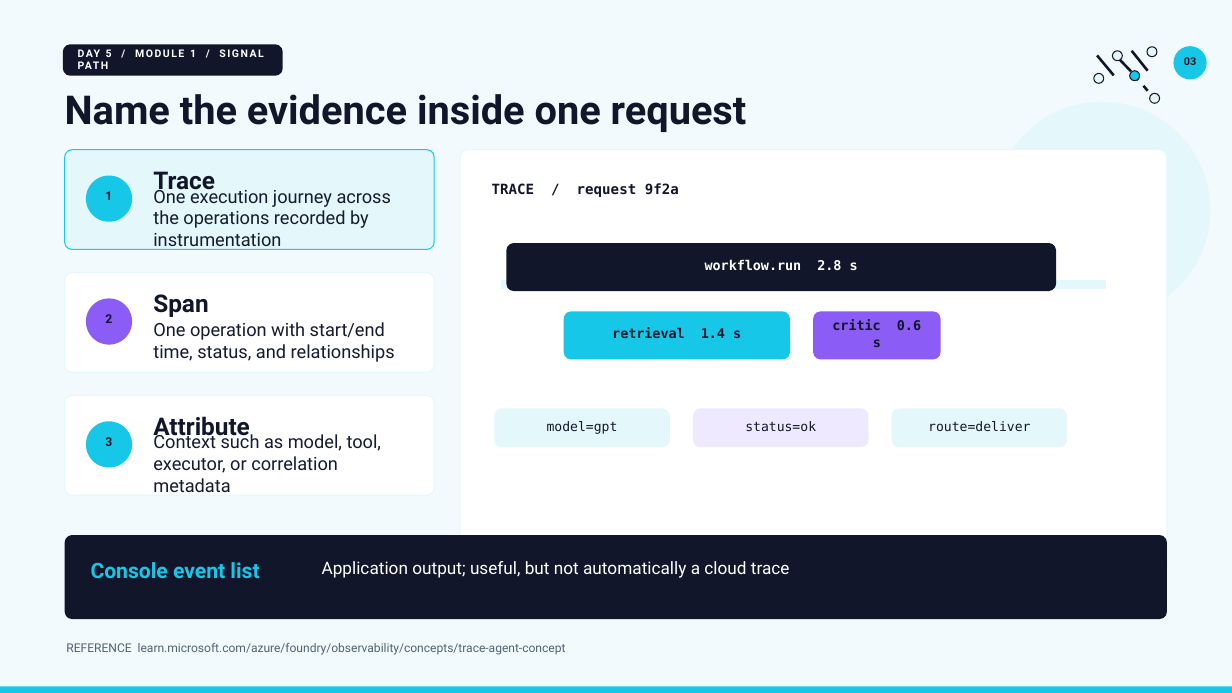
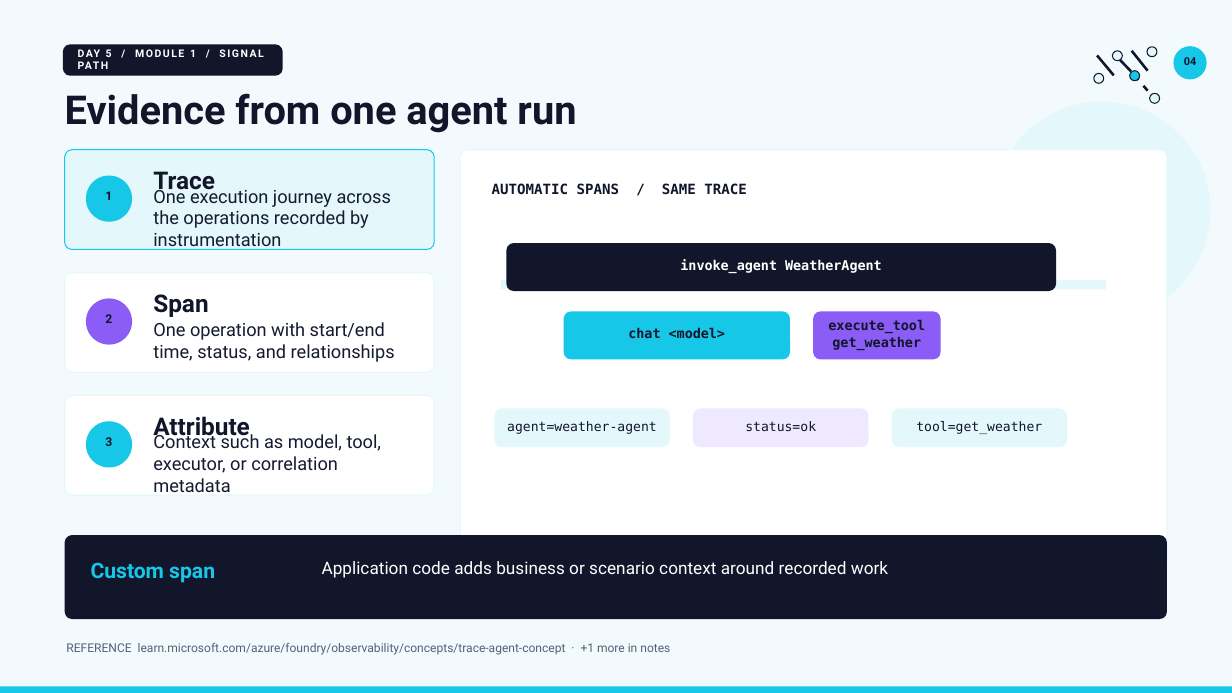
Before and after one commit to JimPiquant/Building-AI-Apps-and-Agents, a slide deck: slide 4 of decks/day5/module-1-observability-tracing.pptx (slide 3 before the commit). Drawn at 1232x693 pixels with LibreOffice and Linux fonts; fonts in the diff are those of the drawing. Boxes give left, top, right and bottom in pixels: in the first picture for what was removed or moved away, otherwise in the second. Text is boxed around its words. In the diff, an @@ line names an element or a change of style, - is before the commit and + after.

```diff
--- a/decks/day5/module-1-observability-tracing.pptx
+++ b/decks/day5/module-1-observability-tracing.pptx
@@ text at [1184,57,1197,65]: text changed @@
-03
+04
@@ text at [65,93,576,133]: text changed @@
-Name the evidence inside one request
+Evidence from one agent run
@@ text at [492,183,747,195]: text changed @@
-TRACE / request 9f2a
+AUTOMATIC SPANS / SAME TRACE
@@ text at [680,259,882,274]: text changed @@
-workflow.run 2.8 s
+invoke_agent WeatherAgent
@@ text at [628,327,725,338]: text changed @@
-retrieval 1.4 s
+chat <model>
@@ text at [828,319,925,350]: text changed @@
-critic 0.6 s
+execute_tool get_weather
@@ text at [507,421,657,434]: text changed @@
-model=gpt
+agent=weather-agent
@@ text at [916,421,1042,434]: text changed @@
-route=deliver
+tool=get_weather
@@ text at [91,562,215,583]: text changed @@
-Console event list
+Custom span
@@ text at [322,561,888,578]: text changed @@
-Application output; useful, but not automatically a cloud trace
+Application code adds business or scenario context around recorded work
@@ text at [66,643,670,655]: text changed @@
-REFERENCE learn.microsoft.com/azure/foundry/observability/concepts/trace-agent-concept
+REFERENCE learn.microsoft.com/azure/foundry/observability/concepts/trace-agent-concept · +1 more in notes
```
Also in this commit, not shown: 8 other slides changed, 2 slides added, 9 other files.
